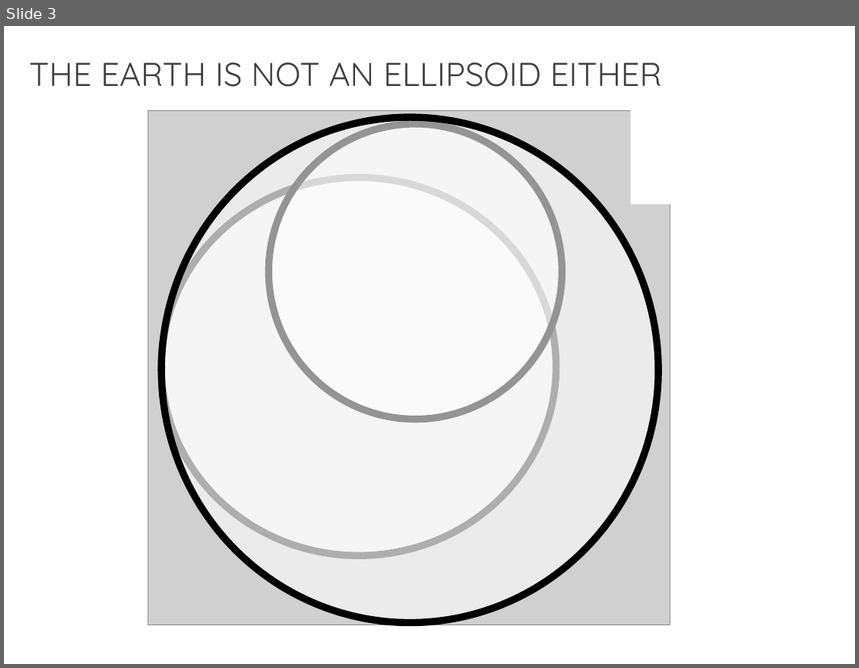
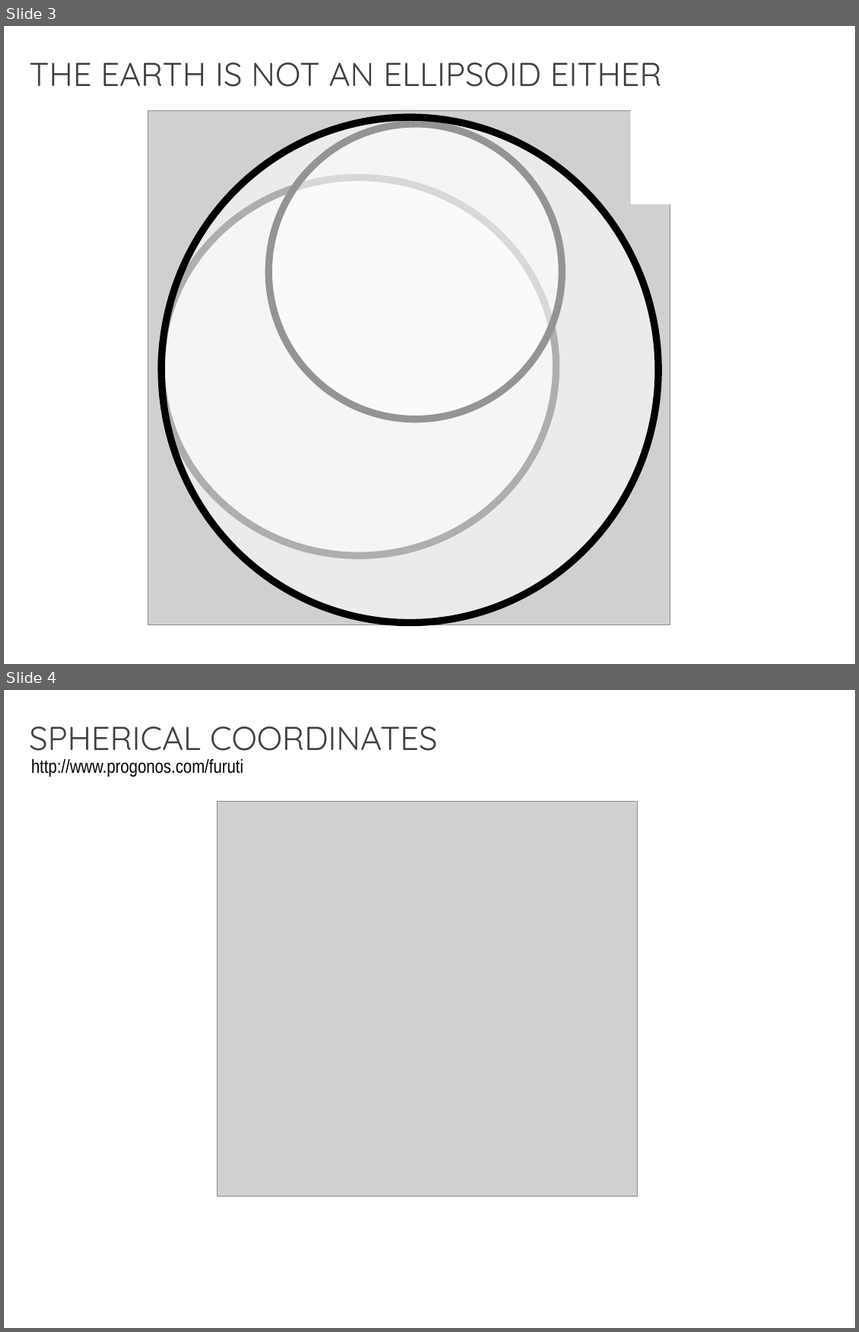
Before and after one commit to MarconiLab/training-courses, a slide deck: gis/ictp/master-course/ppt/map-projections.pptx. Shown one above the other, each under a label of ours: slide 3 before the commit, slides 3 and 4 after it. The pictures are 859x668 and 859x1332 pixels, drawn with LibreOffice and Linux fonts; fonts in the diff are those of the drawing; grey boxes stand for pictures. Boxes give left, top, right and bottom in pixels: in the first picture for what was removed or moved away, otherwise in the second. Text is boxed around its words. In the diff, an @@ line names an element or a change of style, - is before the commit and + after.

```diff
--- a/gis/ictp/master-course/ppt/map-projections.pptx
+++ b/gis/ictp/master-course/ppt/map-projections.pptx
@@ slide 4 added at [4,690,855,1328], background #FFFFFF @@
@@ text added at [29,726,437,751], 28 pt, text #404040 @@
+SPHERICAL COORDINATES
@@ text added at [31,759,243,777], 16 pt, text #000000 @@
+http://www.progonos.com/furuti
@@ picture added at [217,802,637,1198] @@
```
Also in this commit, not shown: 3 slides changed, 4 other slides added, 3 slides removed, 19 other files.
